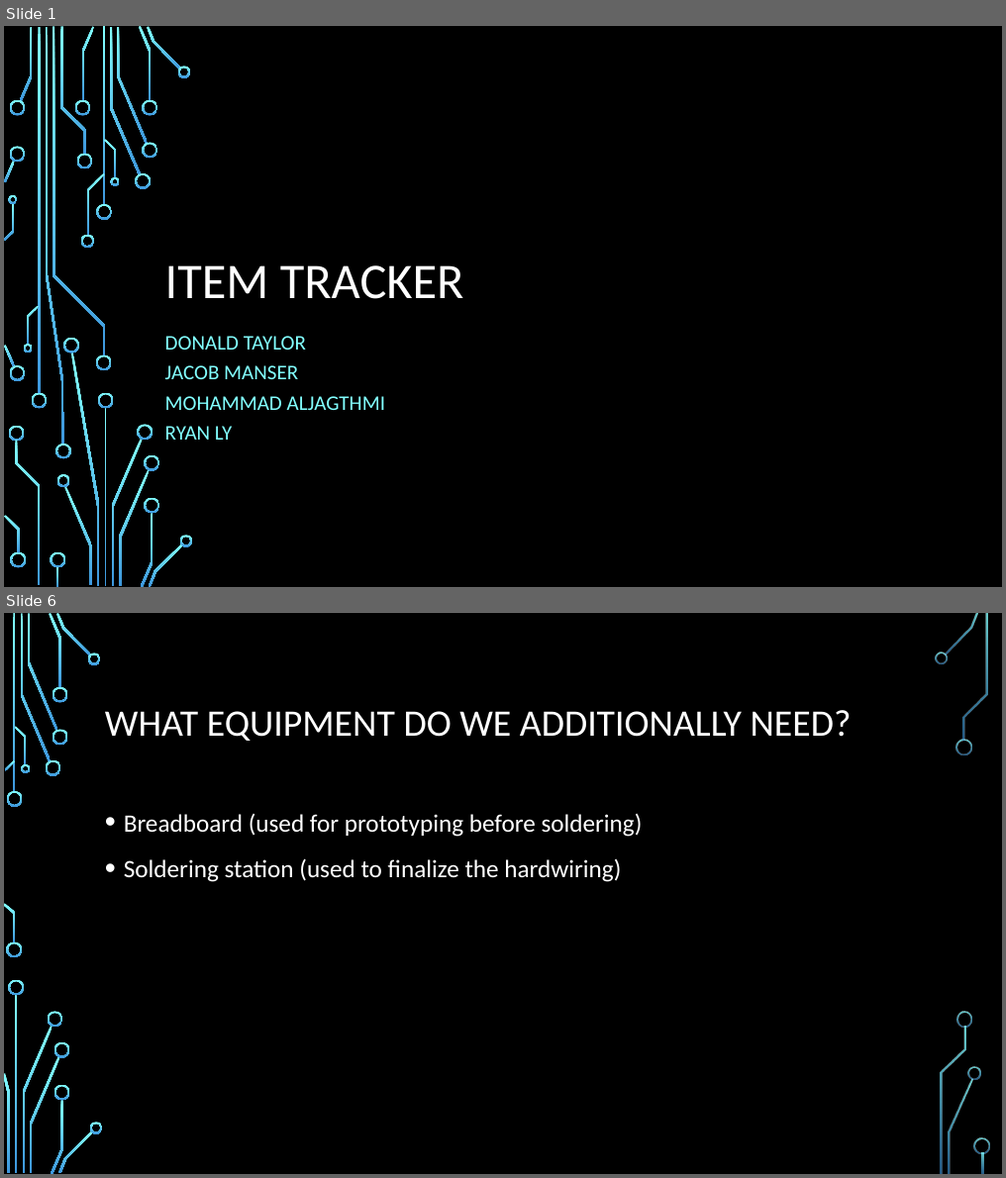
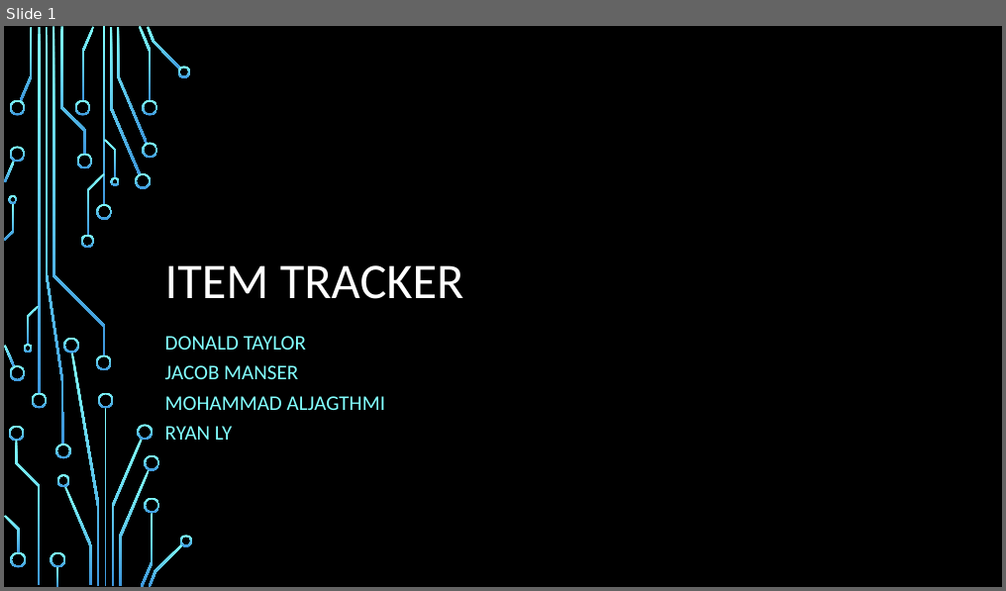
Before and after one commit to dontaylor6000/Group27_Tracker, a slide deck: Documentation/PDR.pptx. Shown one above the other, each under a label of ours: slides 1 and 6 before the commit, slide 1 after it; the slides between them are not shown. The pictures are 1006x1178 and 1006x591 pixels, drawn with LibreOffice and Linux fonts; fonts in the diff are those of the drawing; background and template pictures are left out. Boxes give left, top, right and bottom in pixels: in the first picture for what was removed or moved away, otherwise in the second. Text is boxed around its words. In the diff, an @@ line names an element or a change of style, - is before the commit and + after.

```diff
--- a/Documentation/PDR.pptx
+++ b/Documentation/PDR.pptx
@@ slide 6 removed at box(4, 613, 1002, 1174), background picture (left out) @@
@@ title removed at box(105, 710, 851, 741) @@
-WHAT EQUIPMENT DO WE ADDITIONALLY NEED?
@@ text removed at box(124, 814, 643, 882) @@
-• Breadboard (used for prototyping before soldering)
-• Soldering station (used to finalize the hardwiring)
@@ group removed at box(4, 613, 990, 1174): 33 freeform shapes, 3 rectangles @@
```
Also in this commit, not shown: 5 slides changed, 9 slides added, 2 other slides removed.
